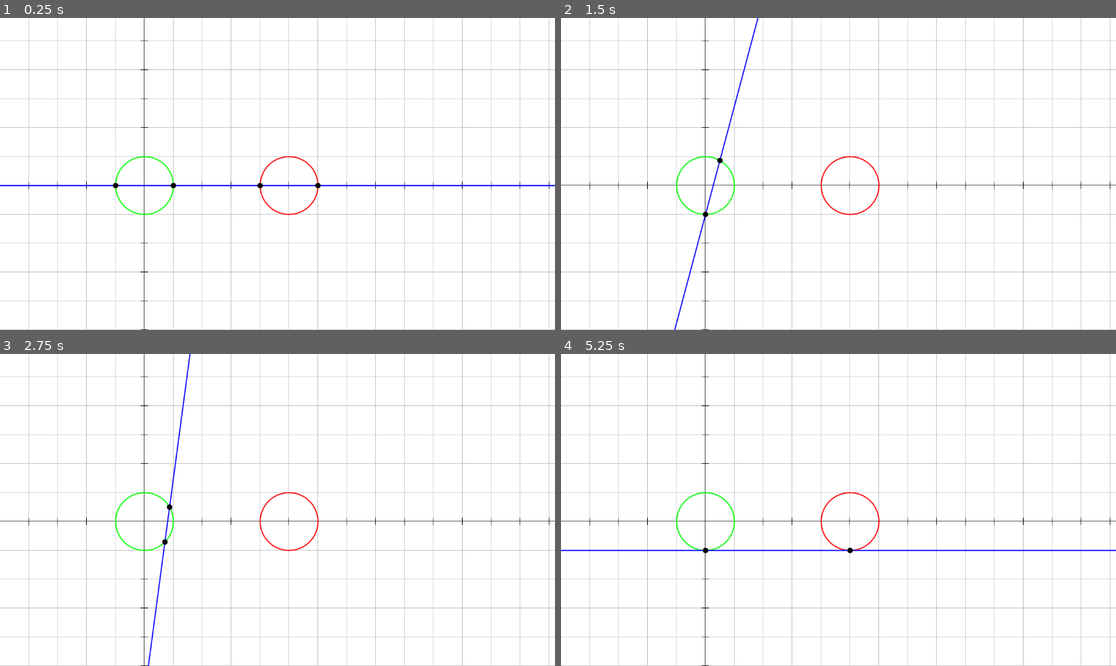
Above: before the commit, frames 1-4 (two rows, left to right).
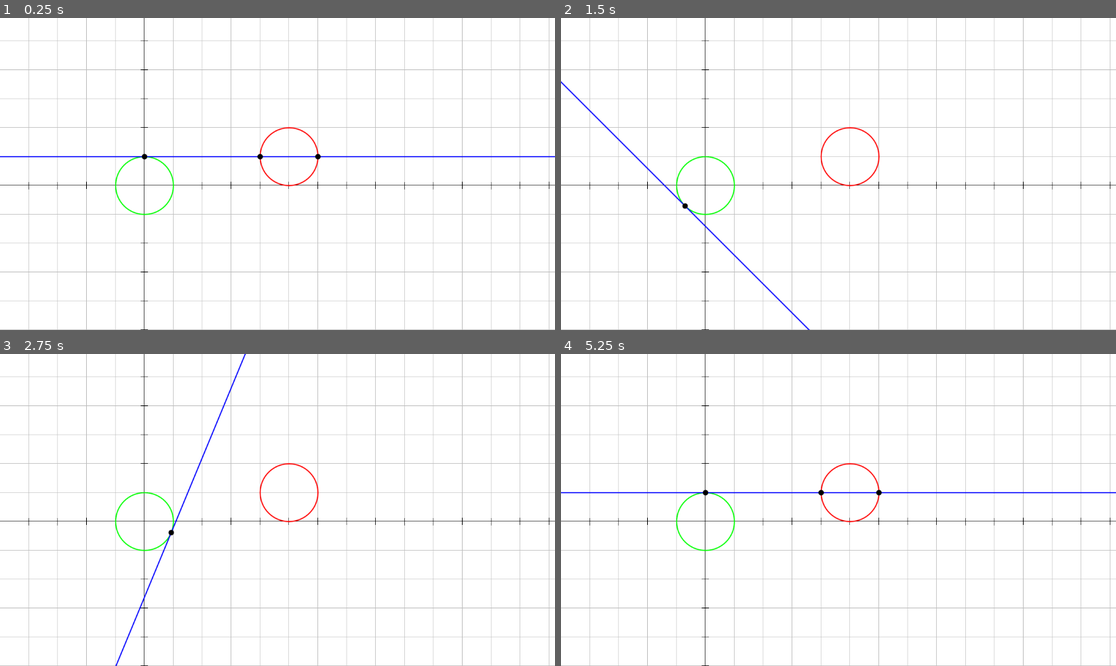
Above: after the commit, the same moments.

Repository: SalticHash/Lines
Game: Godot game, scene res://main_menu/math_renderer.tscn
The game is run twice, just before and just after one commit, with the same random seed, the same clock (stepped at 60 frames per second) and the same inputs. The project has no main scene, so this scene is started directly.
Inputs:
- Up to frame 1 (0.25 s): no input
- Up to frame 2 (1.5 s): tap Enter at 0.5 s; hold D (test_right) 0.53-1.28 s; hold S (test_down) from 1.28 s (still down)
- Up to frame 3 (2.75 s): release S (test_down) at 2.03 s; hold D (test_right) from 2.03 s (still down)
- Up to frame 4 (5.25 s): release D (test_right) at 2.78 s; hold W (test_up) 2.78-3.53 s; hold A (test_left) 3.53-5.03 s; hold S (test_down) from 5.03 s (still down)

The runs differ from the first frame. In frame 1, 1.7% of the frame differs, in the area x 0-100%, y 34-64%; in frame 2, 1.1%; in frame 3, 1.1%; in frame 4, 1.7%.

Commit message:
Made question scene
Searched about line rotations and such

Diff:
--- a/main_menu/math_renderer.tscn
+++ b/main_menu/math_renderer.tscn
@@ -15,7 +15,7 @@
 
 [node name="Circle" type="Node" parent="." unique_id=154076372]
 script = ExtResource("3_wrt2o")
-position = Vector2(5, 0)
+position = Vector2(5, 1)
 metadata/_custom_type_script = "uid://bg6y2ga0ex1b"
 
 [node name="Circle2" type="Node" parent="." unique_id=1309300069]
--- a/math_renderer/math_renderer.gd
+++ b/math_renderer/math_renderer.gd
@@ -8,10 +8,12 @@
 	view.size = size / 60
 	var dir = Input.get_vector(&"ui_left", &"ui_right", &"ui_down", &"ui_up")
 	view.position += delta * dir * 60 * Vector2(view.size.x / size.x, view.size.y / size.y)
-	cm += Input.get_axis(&"test_left", &"test_right") * 60 * delta * 0.085
+	cm += Input.get_axis(&"test_left", &"test_right") * delta * TAU * (1.0/2.0)
 	cb += Input.get_axis(&"test_down", &"test_up") * 60 * delta * 0.125
-	$Line.m = snapped(cm, 0.25)
-	$Line.b = snapped(cb, 1)
+	var a = snappedf(cm, PI/8.0)
+	if abs(tan(a)) < PI:
+		$Line.m = tan(a)
+		$Line.b = 1 / sin(PI / 2 - a) - ($Line.m * 0)
 	queue_redraw()
 
 func _draw() -> void:
--- /dev/null
+++ b/question/question.tscn
@@ -0,0 +1,120 @@
+[gd_scene format=3 uid="uid://coeg0r8mt3scm"]
+
+[ext_resource type="PackedScene" uid="uid://b5e1r2soagjcc" path="res://main_menu/math_renderer.tscn" id="1_gx327"]
+
+[sub_resource type="StyleBoxFlat" id="StyleBoxFlat_gx327"]
+bg_color = Color(1, 1, 1, 1)
+border_width_left = 4
+border_width_top = 4
+border_width_right = 4
+border_width_bottom = 4
+corner_radius_top_left = 24
+corner_radius_top_right = 24
+
+[sub_resource type="StyleBoxEmpty" id="StyleBoxEmpty_gx327"]
+
+[sub_resource type="Theme" id="Theme_gx327"]
+default_font_size = 24
+Button/colors/font_color = Color(0, 0, 0, 1)
+Button/styles/normal = SubResource("StyleBoxFlat_gx327")
+Label/colors/font_color = Color(0, 0, 0, 1)
+Label/font_sizes/font_size = 48
+LineEdit/colors/caret_color = Color(0, 0, 0, 1)
+LineEdit/colors/font_color = Color(0, 0, 0, 1)
+LineEdit/colors/font_placeholder_color = Color(0, 0, 0, 0.39215687)
+LineEdit/colors/font_selected_color = Color(0, 0, 0, 1)
+LineEdit/colors/selection_color = Color(0, 0.40392157, 1, 0.4745098)
+LineEdit/styles/normal = SubResource("StyleBoxEmpty_gx327")
+RichTextLabel/colors/default_color = Color(0, 0, 0, 1)
+
+[sub_resource type="StyleBoxFlat" id="StyleBoxFlat_t81u5"]
+bg_color = Color(1, 1, 1, 1)
+border_width_left = 4
+border_width_top = 4
+border_width_right = 4
+border_width_bottom = 4
+corner_radius_top_left = 24
+corner_radius_top_right = 24
+
+[node name="Question" type="Control" unique_id=1499582251]
+layout_mode = 3
+anchors_preset = 15
+anchor_right = 1.0
+anchor_bottom = 1.0
+grow_horizontal = 2
+grow_vertical = 2
+theme = SubResource("Theme_gx327")
+
+[node name="VBoxContainer" type="VBoxContainer" parent="." unique_id=1794951517]
+layout_mode = 1
+anchors_preset = 15
+anchor_right = 1.0
+anchor_bottom = 1.0
+offset_left = 31.0
+offset_top = 21.0
+offset_right = -31.0
+offset_bottom = -21.0
+grow_horizontal = 2
+grow_vertical = 2
+theme_override_constants/separation = 32
+
+[node name="Label" type="Label" parent="VBoxContainer" unique_id=359418146]
+layout_mode = 2
+text = "¿La linea es perpendicular?"
+
+[node name="HBoxContainer" type="HBoxContainer" parent="VBoxContainer" unique_id=709655124]
+layout_mode = 2
+size_flags_vertical = 3
+
+[node name="RichTextLabel" type="RichTextLabel" parent="VBoxContainer/HBoxContainer" unique_id=573443328]
+layout_mode = 2
+size_flags_horizontal = 3
+size_flags_stretch_ratio = 0.25
+text = "Las funciones de las lineas son:
+y = 1x + 5
+y = 6x + 1"
+
+[node name="RendererPanel" type="Panel" parent="VBoxContainer/HBoxContainer" unique_id=1028748412]
+layout_mode = 2
+size_flags_horizontal = 3
+size_flags_stretch_ratio = 0.75
+
+[node name="ClipRegion" type="ColorRect" parent="VBoxContainer/HBoxContainer/RendererPanel" unique_id=1934813876]
+clip_children = 2
+layout_mode = 1
+anchors_preset = 15
+anchor_right = 1.0
+anchor_bottom = 1.0
+offset_left = 22.0
+offset_top = 20.0
+offset_right = -22.0
+offset_bottom = -20.0
+grow_horizontal = 2
+grow_vertical = 2
+
+[node name="MathRenderer" parent="VBoxContainer/HBoxContainer/RendererPanel/ClipRegion" unique_id=942960041 instance=ExtResource("1_gx327")]
+layout_mode = 1
+
+[node name="HBoxContainer2" type="HBoxContainer" parent="VBoxContainer" unique_id=627182048]
+custom_minimum_size = Vector2(0, 64)
+layout_mode = 2
+theme_override_constants/separation = 16
+
+[node name="Panel" type="Panel" parent="VBoxContainer/HBoxContainer2" unique_id=1642484632]
+layout_mode = 2
+size_flags_horizontal = 3
+theme_override_styles/panel = SubResource("StyleBoxFlat_t81u5")
+
+[node name="LineEdit" type="LineEdit" parent="VBoxContainer/HBoxContainer2/Panel" unique_id=1369028819]
+layout_mode = 0
+anchor_left = 0.027906977
+anchor_right = 0.97209305
+anchor_bottom = 1.0
+size_flags_horizontal = 3
+placeholder_text = "Respuesta"
+metadata/_edit_use_anchors_ = true
+
+[node name="Button" type="Button" parent="VBoxContainer/HBoxContainer2" unique_id=592395678]
+custom_minimum_size = Vector2(256, 0)
+layout_mode = 2
+text = "Enviar Respuesta"
Not shown, added: assets/banner.png.import
